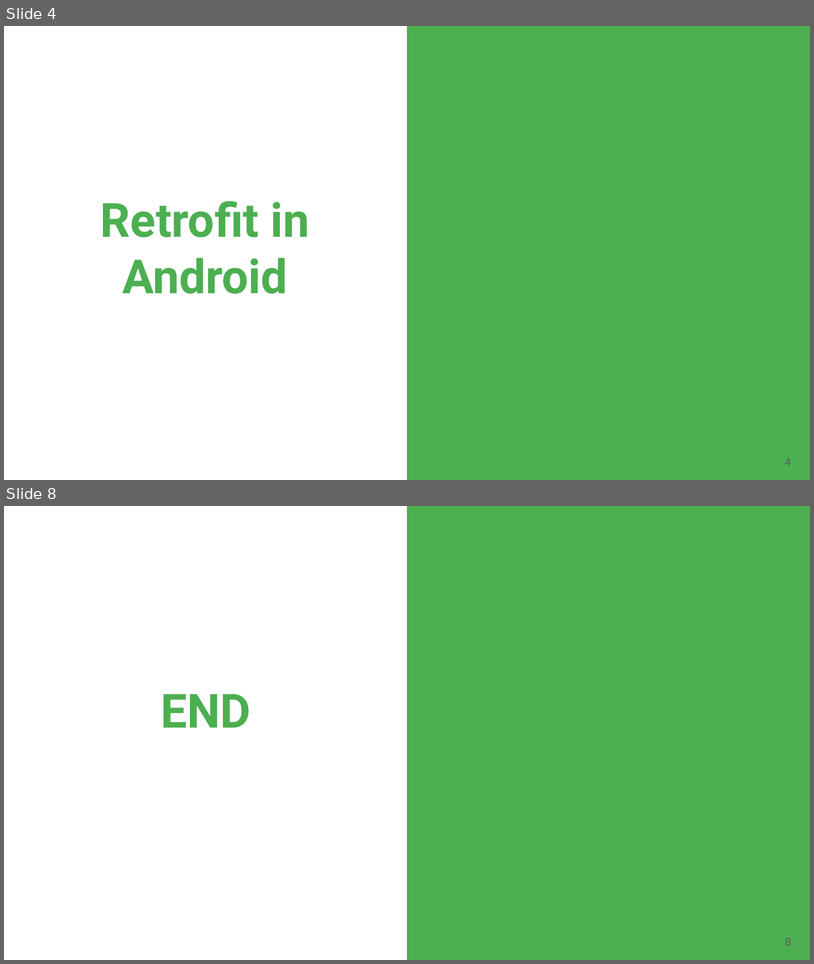
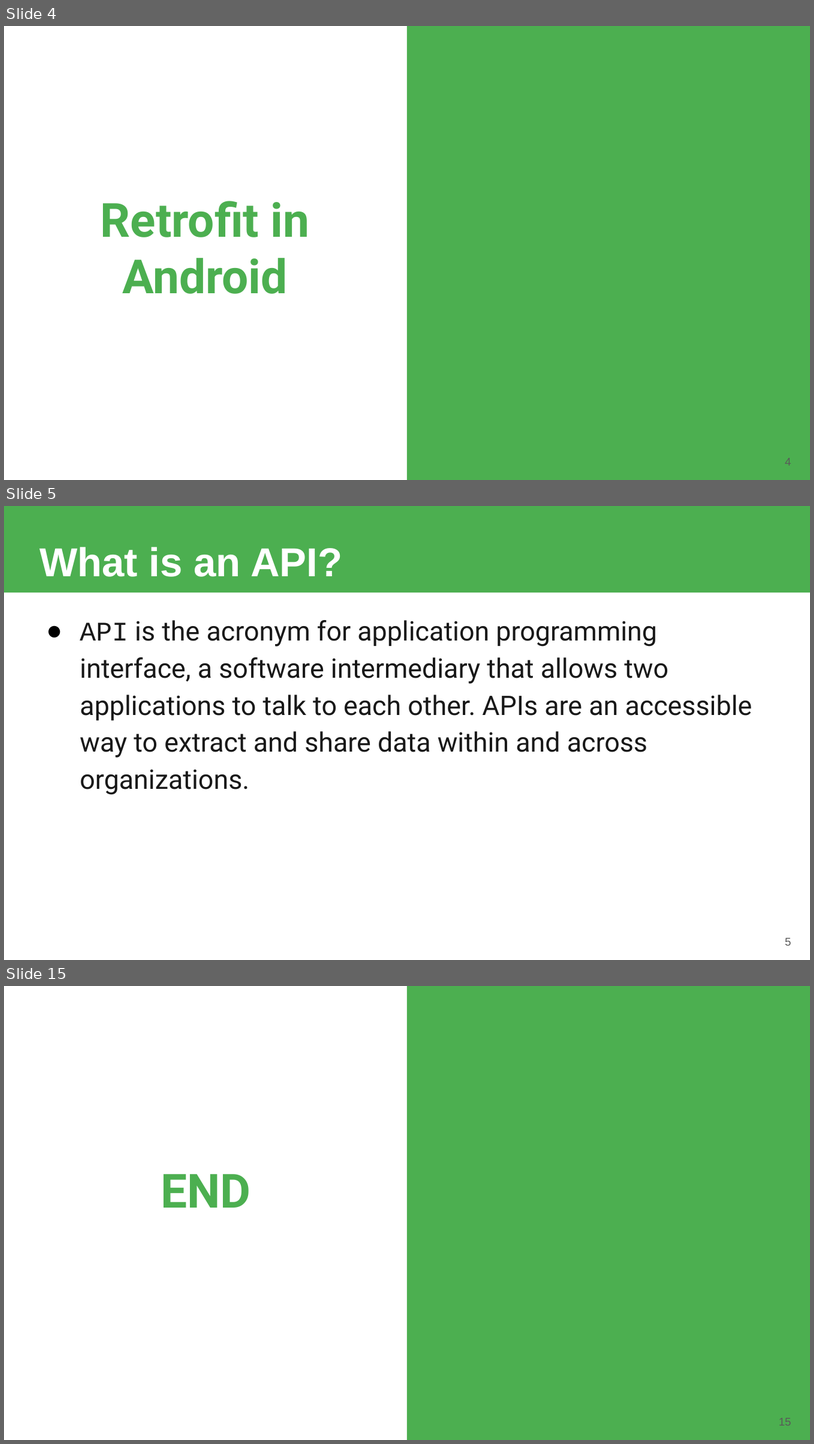
Before and after one commit to robitussin/CTAPDEVL, a slide deck: Week 12/Retrofit.pptx. Shown one above the other, each under a label of ours: slides 4 and 8 before the commit, slides 4, 5 and 15 after it; the slides between them are not shown. The pictures are 814x964 and 814x1444 pixels, drawn with LibreOffice and Linux fonts; fonts in the diff are those of the drawing. Boxes give left, top, right and bottom in pixels: in the first picture for what was removed or moved away, otherwise in the second. Text is boxed around its words. In the diff, an @@ line names an element or a change of style, - is before the commit and + after.

```diff
--- a/Week 12/Retrofit.pptx
+++ b/Week 12/Retrofit.pptx
@@ slide 5 added at [4,506,810,960], background #FFFFFF @@
@@ rectangle added at [4,506,810,592], fill #4CAF50 @@
@@ title added at [39,547,342,577], 36 pt, text #FFFFFF, bold @@
+What is an API?
@@ text added at [80,620,753,795], 24 pt, text #181818 @@
+● API is the acronym for application programming interface, a software intermediary that allows two applications to talk to each other. APIs are an accessible way to extract and share data within and across organizations.
@@ page number added at [785,937,791,945], 10 pt, text #595959 @@
+5
@@ what was slide 8 is now slide 15 @@
@@ page number at [779,1417,792,1425]: text changed @@
-8
+15
```
Also in this commit, not shown: 5 slides changed, 6 other slides added, 48 other files.
